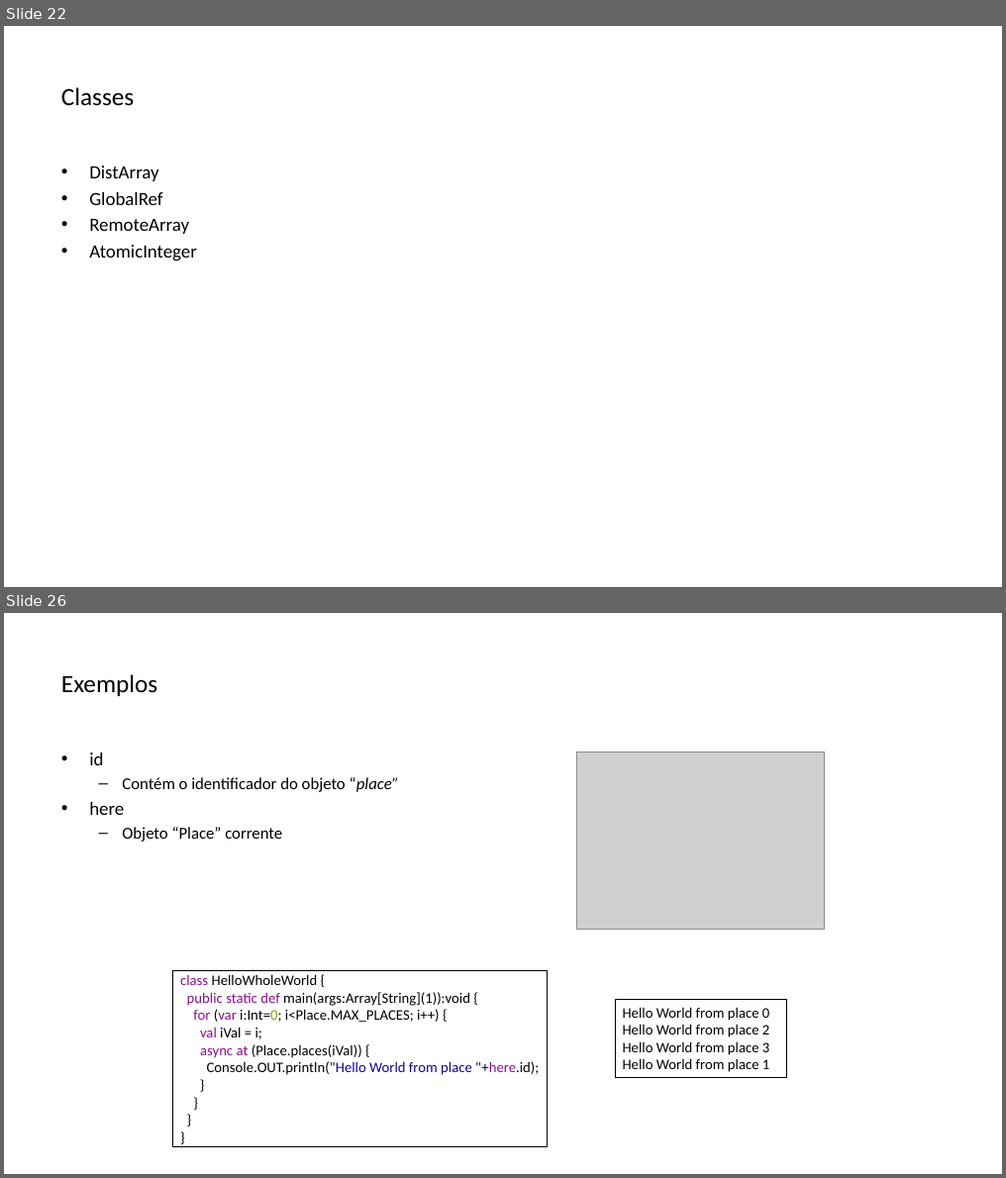
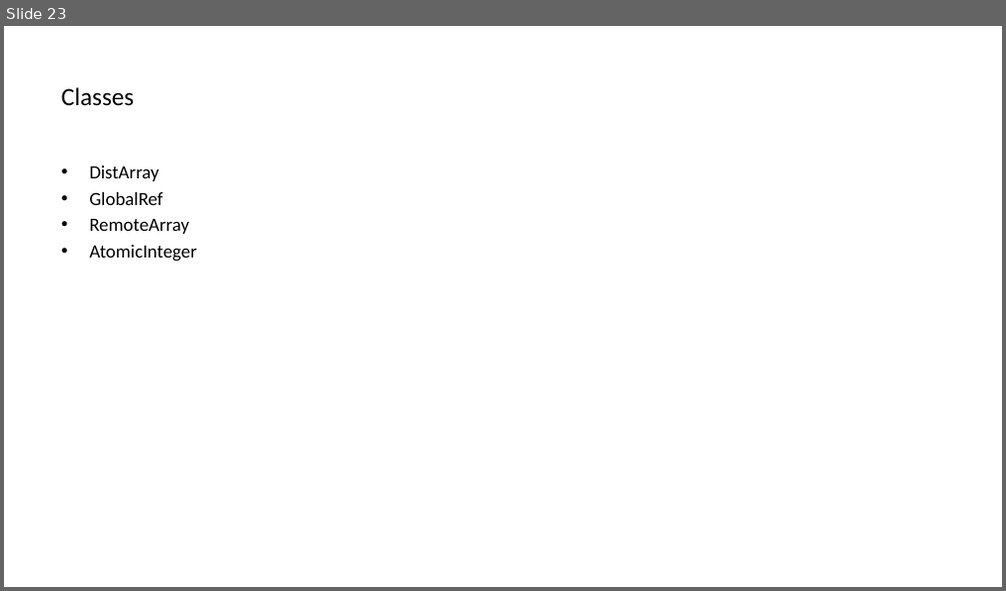
Before and after one commit to lquatrin/inf2591, a slide deck: x10.pptx. Shown one above the other, each under a label of ours: slides 22 and 26 before the commit, slide 23 after it; the slides between them are not shown. The pictures are 1006x1178 and 1006x591 pixels, drawn with LibreOffice and Linux fonts; fonts in the diff are those of the drawing; grey boxes stand for pictures. Boxes give left, top, right and bottom in pixels: in the first picture for what was removed or moved away, otherwise in the second. Text is boxed around its words. In the diff, an @@ line names an element or a change of style, - is before the commit and + after.

Commit message:
ppt e exemplos

```diff
--- a/x10.pptx
+++ b/x10.pptx
@@ slide 26 removed at [4,613,1002,1174], background #FFFFFF @@
@@ title removed at [61,674,157,696] @@
-Exemplos
@@ text removed at [89,753,399,842] @@
-• id
-  – Contém o identificador do objeto “place”
-• here
-  – Objeto “Place” corrente
@@ picture removed at [576,753,825,930] @@
@@ rectangle removed at [173,970,548,1147] @@
-class HelloWholeWorld {
-public static def main(args:Array[String](1)):void {
-for (var i:Int=0; i<Place.MAX_PLACES; i++) {
-val iVal = i;
-async at (Place.places(iVal)) {
-Console.OUT.println("Hello World from place "+here.id);
-}
-}
-}
-}
@@ rectangle removed at [615,1000,785,1078] @@
-Hello World from place 0
-Hello World from place 2
-Hello World from place 3
-Hello World from place 1
@@ what was slide 22 is now slide 23 @@
```
Also in this commit, not shown: 12 slides changed, 2 slides added, 1 other slide removed, 5 other files.
